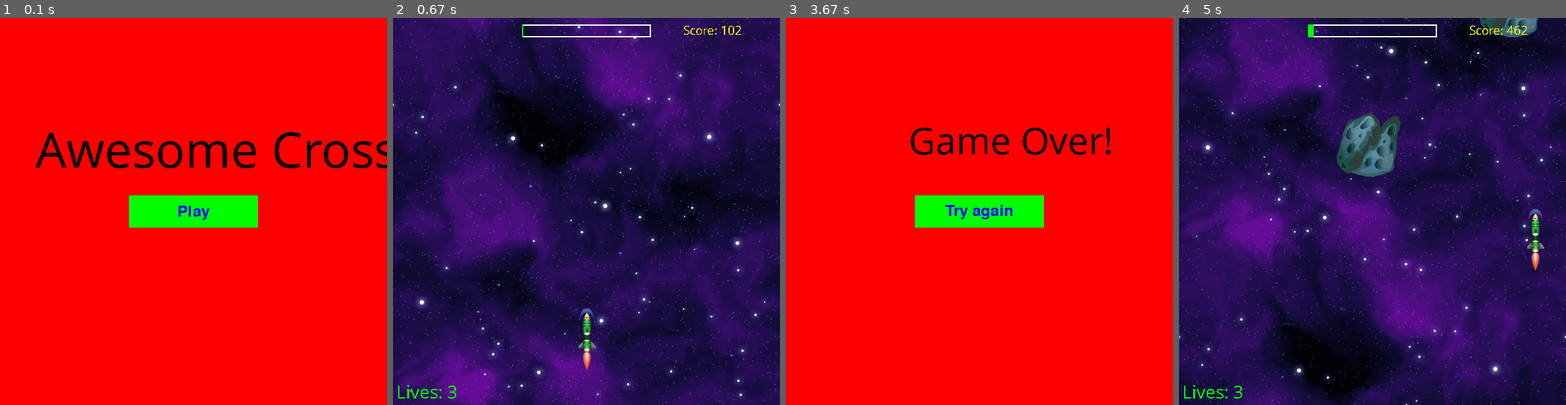
Above: before the commit, frames 1-4 (left to right).
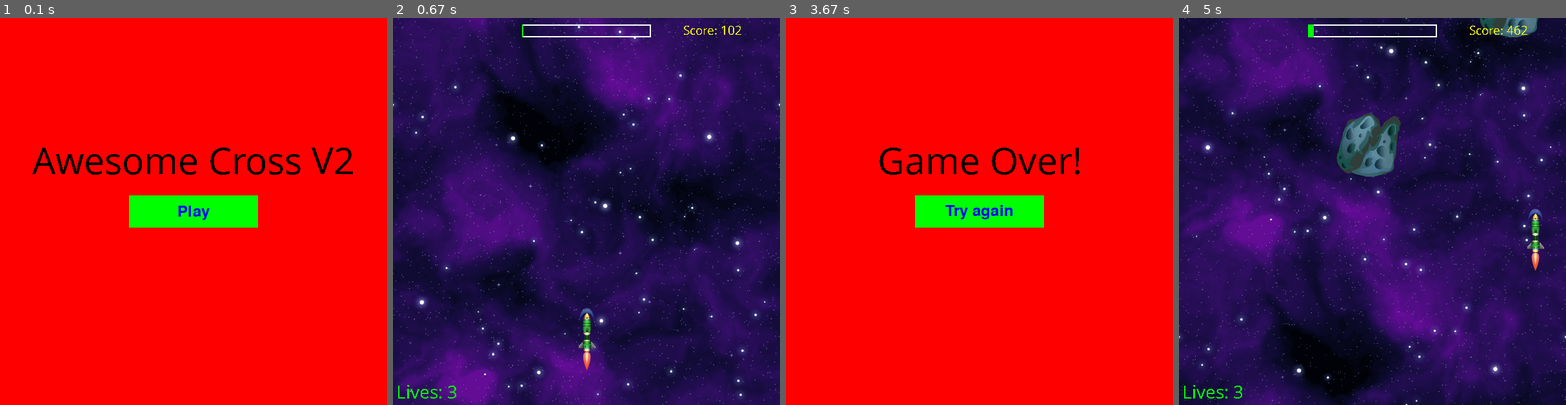
Above: after the commit, the same moments.

Repository: AndrewFagan04/CS_370_AwexomeCross
Game: pygame game, started from Cycle/main.py
The game is run twice, just before and just after one commit, with the same random seed, the same clock (stepped at 60 frames per second) and the same inputs.
Inputs:
- Up to frame 1 (0.1 s): no input
- Up to frame 2 (0.67 s): click "Play" at 0.38 s
- Up to frame 3 (3.67 s): tap Enter at 0.67 s; hold D 1-1.47 s; hold W 1.5-1.8 s; hold D 1.83-2.3 s; hold A 2.33-2.87 s; hold S 2.9-3.2 s; hold A 3.23-3.63 s
- Up to frame 4 (5 s): click "Try again" at 3.72 s; hold W 4-4.37 s; hold D from 4.4 s (still down)

The runs differ from the first frame. In frame 1, 2.9% of the frame differs, in the area x 8-100%, y 29-41%; in frame 2, nothing differs; in frame 3, 1.8%; in frame 4, nothing differs.

Commit message:
Centered text on start and end screens

Diff:
--- a/Cycle/screens.py
+++ b/Cycle/screens.py
@@ -27,12 +27,13 @@
 
 def show_start_screen(WIDTH, LENGTH, window, game_loop):
     play_button = Button(WIDTH // 2 - 100, LENGTH // 2 - 25, 200, 50, GREEN, "Play")
-    my_font = pygame.font.SysFont('Comic Sans MS', 80)
+    my_font = pygame.font.SysFont('Comic Sans MS', 60)
 
     while True:
         window.fill(RED)
         text_surface = my_font.render('Awesome Cross V2', False, (0, 0, 0)) #text
-        window.blit(text_surface, (55, 150))
+        text_rect = text_surface.get_rect(center = (WIDTH/2, LENGTH / 2 - 80)) #created rect for the text to center it
+        window.blit(text_surface, text_rect)
         play_button.draw(window)
 
         for event in pygame.event.get():
@@ -53,7 +54,8 @@
     while True:
         window.fill(RED)
         text_surface = my_font.render('Game Over!', False, (0, 0, 0))
-        window.blit(text_surface, (190,150))
+        text_rect = text_surface.get_rect(center = (WIDTH/2, LENGTH / 2 - 80)) #created rect for the text to center it
+        window.blit(text_surface, text_rect)
         replay_button.draw(window)
 
         for event in pygame.event.get():
